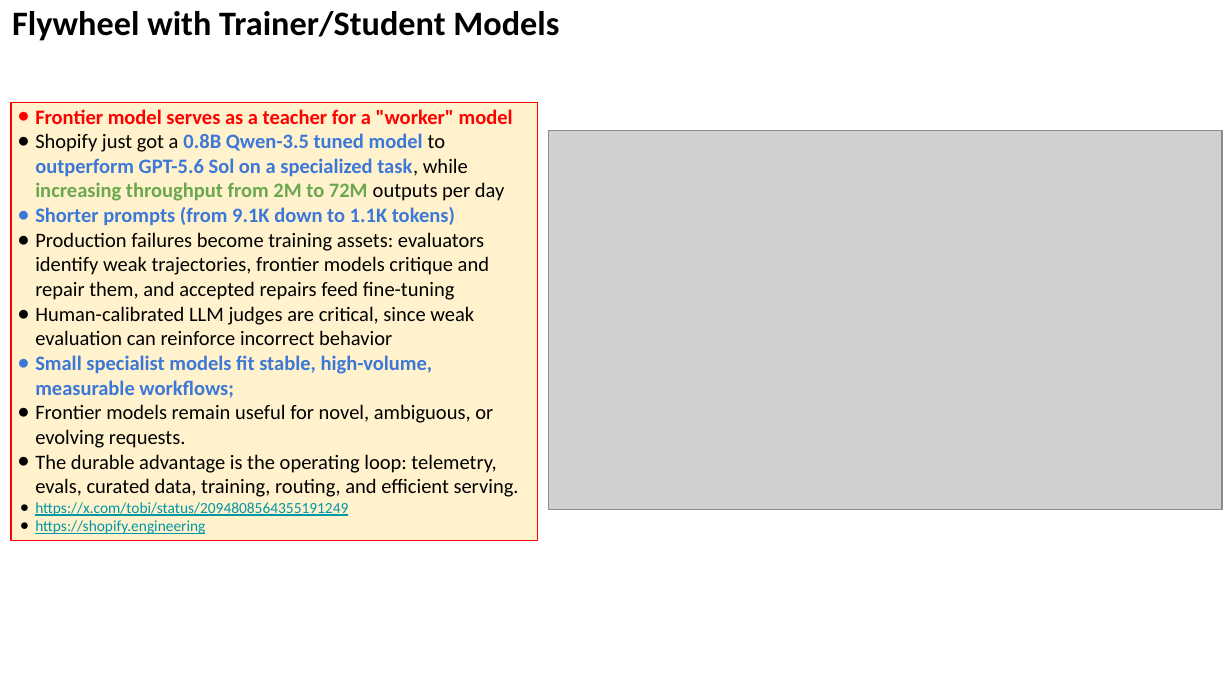
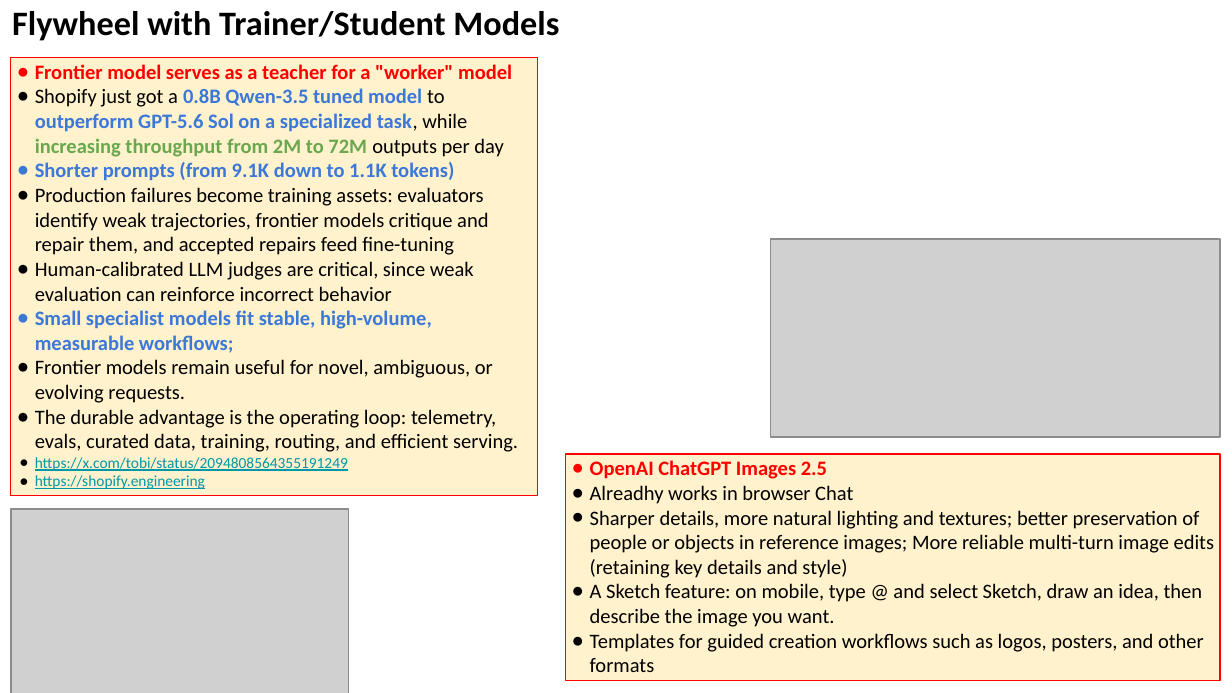
Before and after one commit to lselector/seminar, a slide deck: slide 7 of 2026/2026-09-11-AI-Updates.pptx. Drawn at 1232x693 pixels with LibreOffice and Linux fonts; fonts in the diff are those of the drawing; grey boxes stand for pictures. Boxes give left, top, right and bottom in pixels: in the first picture for what was removed or moved away, otherwise in the second. Text is boxed around its words. In the diff, an @@ line names an element or a change of style, - is before the commit and + after.

Commit message:
update

```diff
--- a/2026/2026-09-11-AI-Updates.pptx
+++ b/2026/2026-09-11-AI-Updates.pptx
@@ rectangle "Frontier model serves as a ...": place and size @@
-rectangle "Frontier model serves as a ..." at [11,102,538,541]
+rectangle "Frontier model serves as a ..." at [11,58,538,496]
@@ picture removed at [548,131,1222,510] @@
@@ picture added at [770,239,1220,437] @@
@@ rectangle added at [565,455,1220,681], fill #FFF2CC, outline #FF0000 0.75 pt, 12 pt, text #000000 @@
+● OpenAI ChatGPT Images 2.5
+● Alreadhy works in browser Chat
+● Sharper details, more natural lighting and textures; better preservation of people or objects in reference images; More reliable multi-turn image edits (retaining key details and style)
+● A Sketch feature: on mobile, type @ and select Sketch, draw an idea, then describe the image you want.
+● Templates for guided creation workflows such as logos, posters, and other formats
@@ picture added at [11,509,349,693] @@
```
Also in this commit, not shown: 1 other slide changed, 1 slide added.
